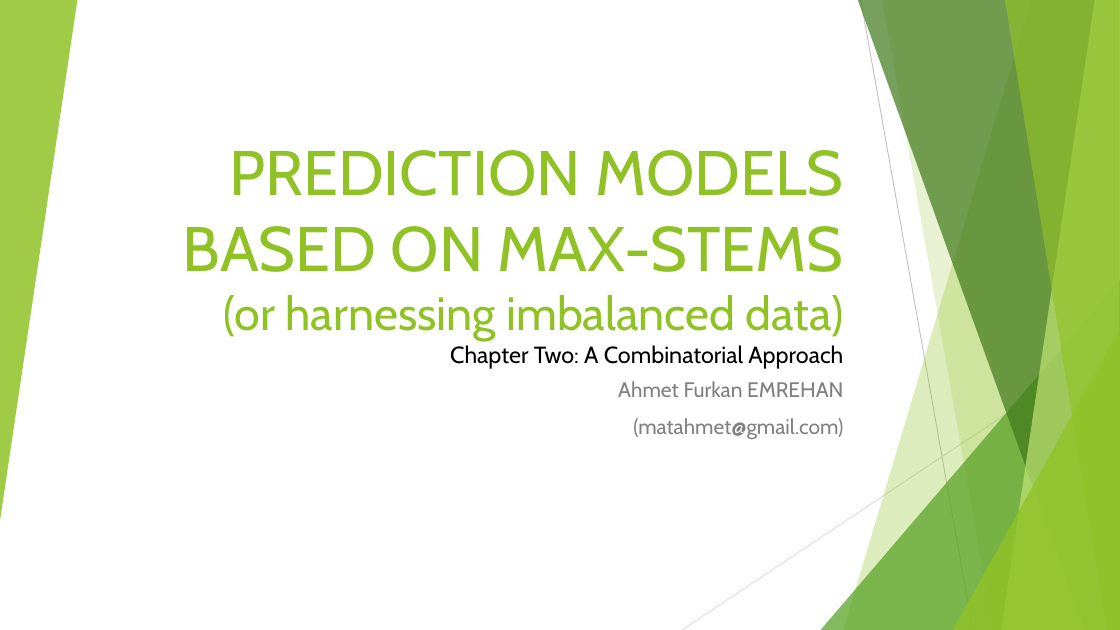
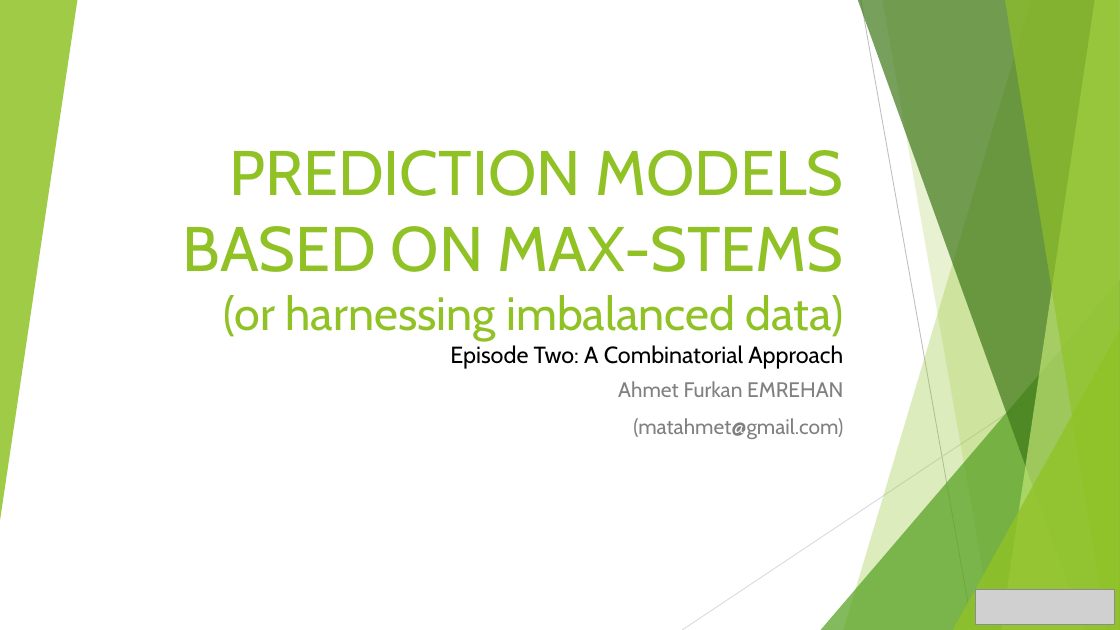
Before and after one commit to matahmet/NAYN-Project, a slide deck: slide 1 of 2_Combinationotarial_Approach/Episode_Two_Combinatorial_Approach.pptx. Drawn at 1120x630 pixels with LibreOffice and Linux fonts; fonts in the diff are those of the drawing; grey boxes stand for pictures. Boxes give left, top, right and bottom in pixels: in the first picture for what was removed or moved away, otherwise in the second. Text is boxed around its words. In the diff, an @@ line names an element or a change of style, - is before the commit and + after.

```diff
--- a/2_Combinationotarial_Approach/Episode_Two_Combinatorial_Approach.pptx
+++ b/2_Combinationotarial_Approach/Episode_Two_Combinatorial_Approach.pptx
@@ title at [183,150,844,369]: text changed @@
-PREDICTION MODELS BASED ON MAX-STEMS
-(or harnessing imbalanced data)
-Chapter Two: A Combinatorial Approach
+PREDICTION MODELS BASED ON MAX-STEMS
+(or harnessing imbalanced data)
+Episode Two: A Combinatorial Approach
@@ picture added at [976,590,1115,625] @@
```
Also in this commit, not shown: 20 other slides changed.
